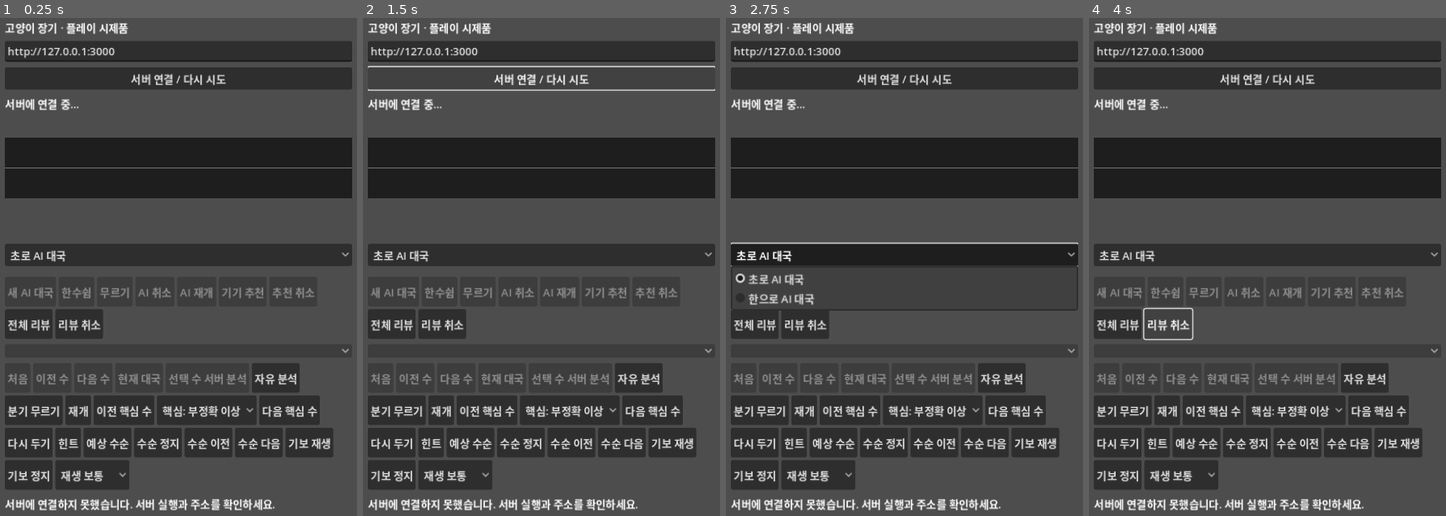
Above: before the commit, frames 1-4 (left to right).
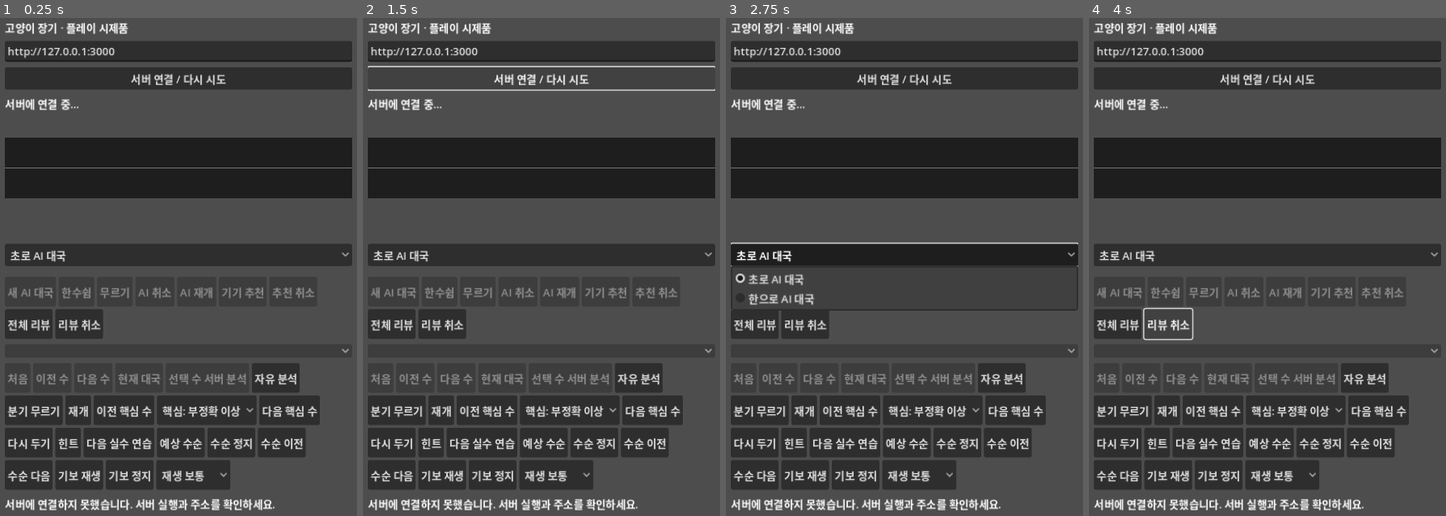
Above: after the commit, the same moments.

Repository: YU-Kangg/janggiAI
Game: Godot game, scene res://main.tscn
The game is run twice, just before and just after one commit, with the same random seed, the same clock (stepped at 60 frames per second) and the same inputs.
Inputs (mouse positions are in pixels of both pictures, inside the frame that each line leads up to):
- Up to frame 1 (0.25 s): no input
- Up to frame 2 (1.5 s): click (480, 441) at 0.5 s, where only the run after the commit has a clickable "다음 실수 연습"; click "서버 연결 / 다시 시도" at 1.25 s
- Up to frame 3 (2.75 s): click "초로 AI 대국" at 2 s
- Up to frame 4 (4 s): click "전체 리뷰" at 2.75 s; click "리뷰 취소" at 3.5 s

The runs differ from the first frame. In frame 1, 3.3% of the frame differs, in the area x 2-94%, y 82-95%; in frame 2, 3.3%; in frame 3, 3.3%; in frame 4, 3.3%.

Commit message:
feat(review): 다음 실수 연습 이동 추가

Diff:
--- a/godot/main.gd
+++ b/godot/main.gd
@@ -50,6 +50,7 @@
 var retry_review_ply := -1
 var retry_expected_move := ""
 var retry_hint_button := Button.new()
+var retry_next_button := Button.new()
 var retry_hint_stage := 0
 var prediction_button := Button.new()
 var prediction_stop_button := Button.new()
@@ -188,6 +189,10 @@
 	retry_hint_button.custom_minimum_size.y = 44
 	retry_hint_button.pressed.connect(show_retry_hint)
 	navigation.add_child(retry_hint_button)
+	retry_next_button.text = "다음 실수 연습"
+	retry_next_button.custom_minimum_size.y = 44
+	retry_next_button.pressed.connect(continue_retry_to_next_key)
+	navigation.add_child(retry_next_button)
 	prediction_button.text = "예상 수순"
 	prediction_button.custom_minimum_size.y = 44
 	prediction_button.pressed.connect(play_prediction)
@@ -445,6 +450,23 @@
 	retry_hint_stage += 1
 	message.text = "힌트 · 움직일 기물을 표시했습니다." if retry_hint_stage == 1 else "힌트 · 도착 칸까지 표시했습니다."
 	render_board()
+
+func retry_succeeded() -> bool:
+	return retry_mode and variation_moves.size() == 1 and variation_moves[0] == retry_expected_move
+
+func continue_retry_to_next_key() -> void:
+	if pending or not retry_succeeded():
+		return
+	var target_ply := next_key_ply(retry_review_ply)
+	if target_ply < 0:
+		return
+	clear_variation()
+	retry_mode = false
+	retry_review_ply = -1
+	retry_expected_move = ""
+	retry_hint_stage = 0
+	selected = ""
+	show_review(target_ply)
 
 func play_variation_move(move: String) -> void:
 	if pending or variation.is_empty() or not variation.legalMoves.has(move):
@@ -959,6 +981,7 @@
 	next_key_move_button.disabled = pending or review.is_empty() or not variation.is_empty() or next_key_ply(view_ply()) < 0
 	retry_button.disabled = pending or review.is_empty() or not variation.is_empty() or view_ply() < 1 or cached_review_result(view_ply()).is_empty()
 	retry_hint_button.disabled = pending or not retry_mode or variation.is_empty() or not variation_moves.is_empty() or retry_hint_stage >= 2
+	retry_next_button.disabled = pending or not retry_succeeded() or next_key_ply(retry_review_ply) < 0
 	prediction_button.disabled = pending or review.is_empty() or not variation.is_empty() or review_analysis.get("prediction", {}).get("fens", []).size() < 2
 	prediction_stop_button.disabled = not prediction_playing
 	var prediction_size: int = review_analysis.get("prediction", {}).get("fens", []).size()
--- a/godot/smoke.gd
+++ b/godot/smoke.gd
@@ -136,8 +136,11 @@
 	app.play_variation_move(retry_move)
 	await wait_idle()
 	check(app.message.text.contains("성공") and app.variation_moves == [retry_move], "retry best-move feedback")
-	app.resume_review()
-	check(app.review.moves.size() == 1 and not app.retry_mode, "retry resumes reviewed move")
+	app.continue_retry_to_next_key()
+	await wait_idle()
+	check(app.review.moves.size() == 2 and not app.retry_mode and app.variation.is_empty(), "successful retry continues to next key move")
+	app.show_review(1)
+	await wait_idle()
 	app.start_variation()
 	await wait_idle()
 	check(not app.variation.is_empty() and app.variation_start_ply == 1, "variation starts from review position")
Not shown, changed: PROGRESS.md
